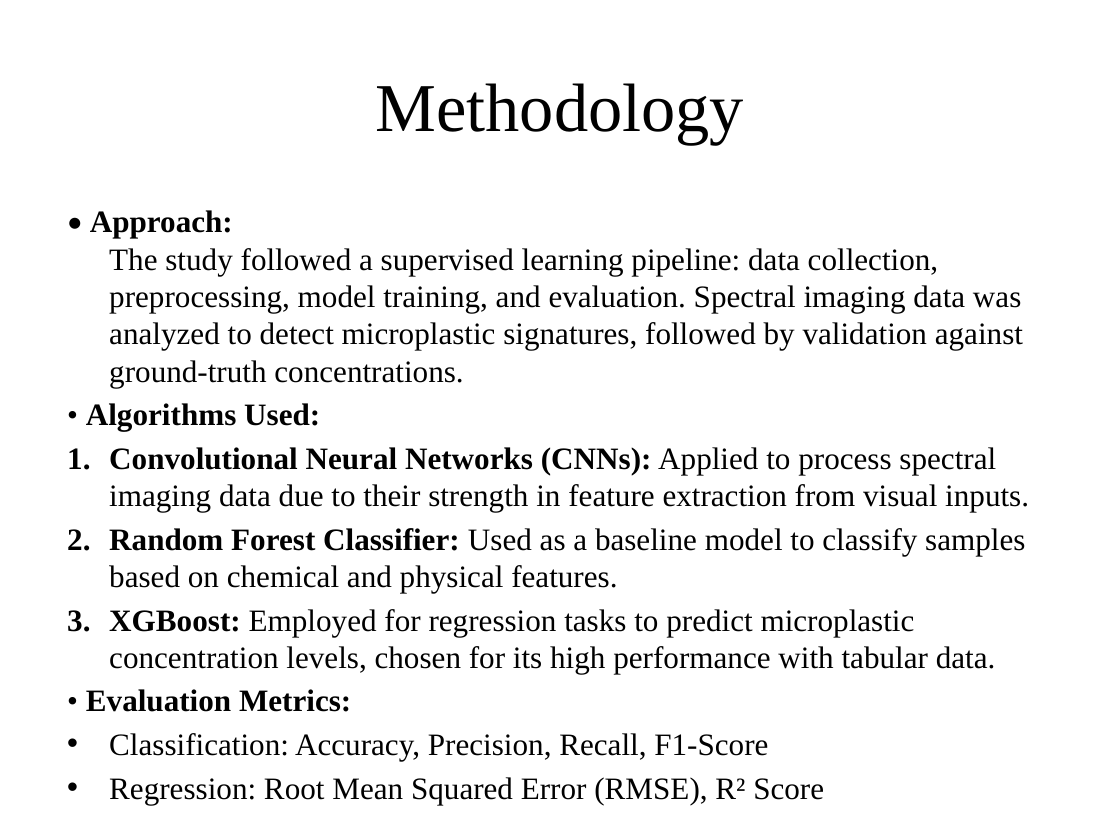
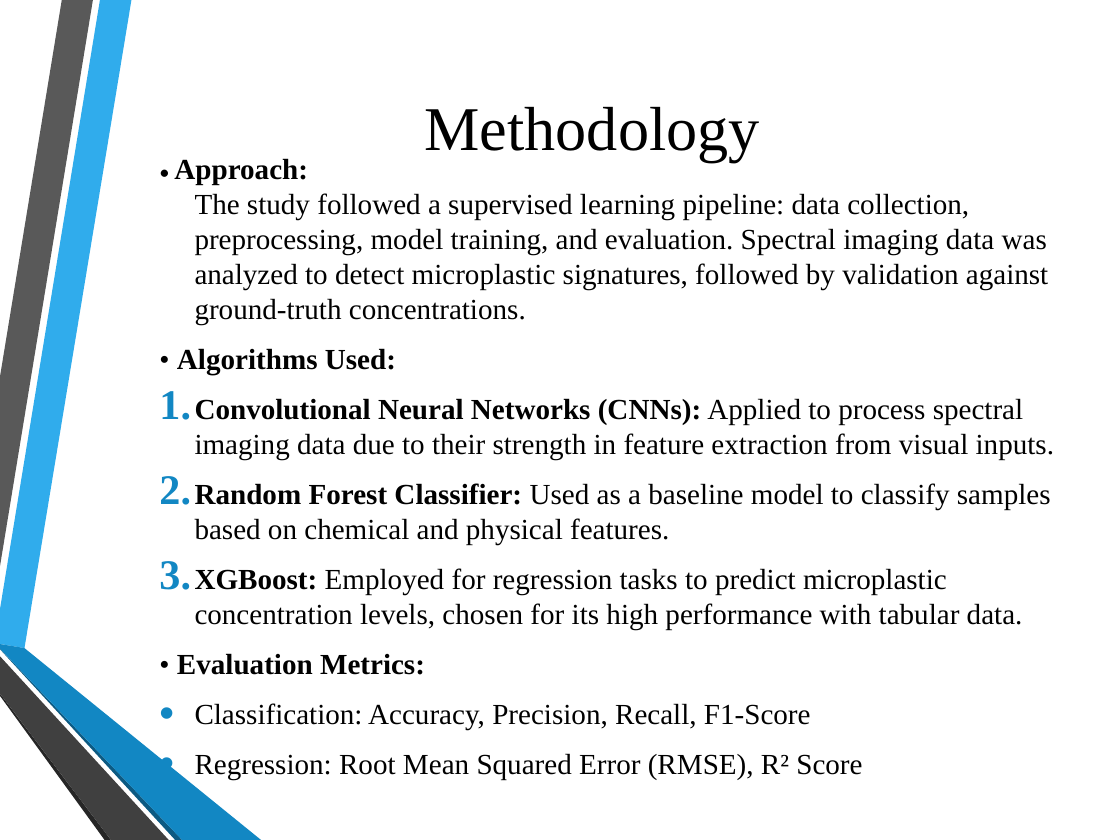
Before and after one commit to Hrishikeshgithub/Microplastic-Pollution-Detection-Using-AI, a slide deck: slide 4 of Microplastic Pollution Detection Using AI.pptx. Drawn at 1120x840 pixels with LibreOffice and Linux fonts; fonts in the diff are those of the drawing; background and template pictures are left out. Boxes give left, top, right and bottom in pixels: in the first picture for what was removed or moved away, otherwise in the second. Text is boxed around its words. In the diff, an @@ line names an element or a change of style, - is before the commit and + after.

```diff
--- a/Microplastic Pollution Detection Using AI.pptx
+++ b/Microplastic Pollution Detection Using AI.pptx
@@ title "Methodology" moved from (x1=375, y1=83, x2=744, y2=144) to (x1=425, y1=106, x2=760, y2=162) @@
@@ title "Methodology" at (x1=425, y1=106, x2=760, y2=162): size 44 to 40 pt @@
@@ text "• Approach: The study followed ..." moved from (x1=86, y1=210, x2=1029, y2=761) to (x1=177, y1=193, x2=1054, y2=730) @@
@@ text "• Approach: The study followed ..." at (x1=177, y1=193, x2=1054, y2=730): size 20 to 13.2 pt in "•"; size 20 to 18.7 pt; indent changed; more space between paragraphs; vertical alignment top to middle @@
@@ group added at (x1=0, y1=0, x2=261, y2=840): 6 freeform shapes @@
```
Also in this commit, not shown: 8 other slides changed.
